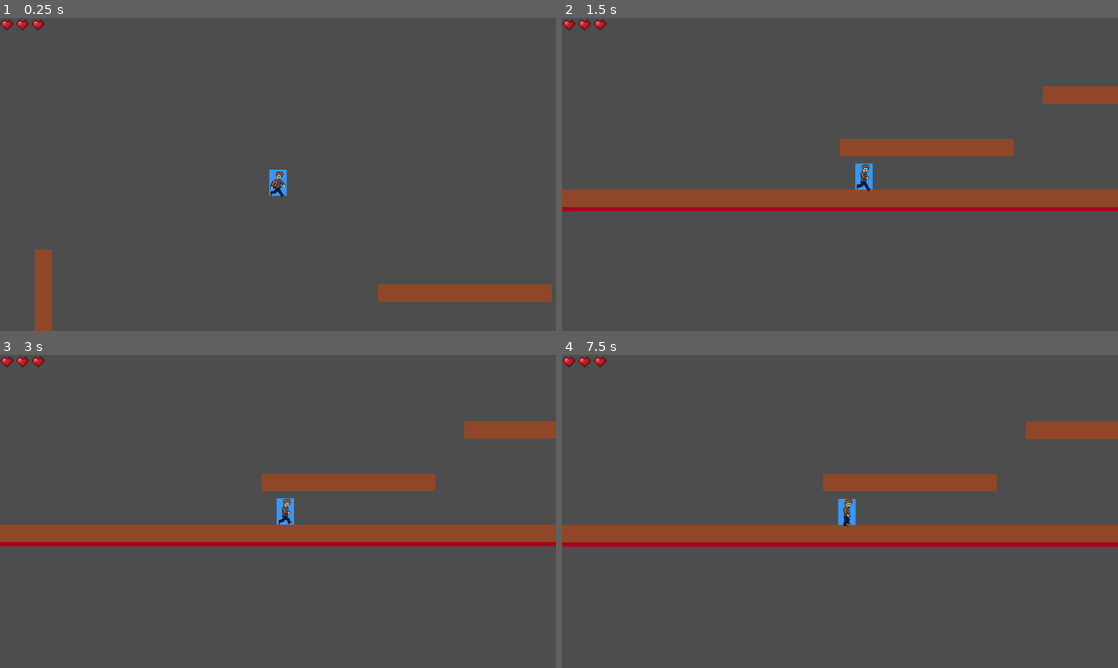
Above: before the commit, frames 1-4 (two rows, left to right).
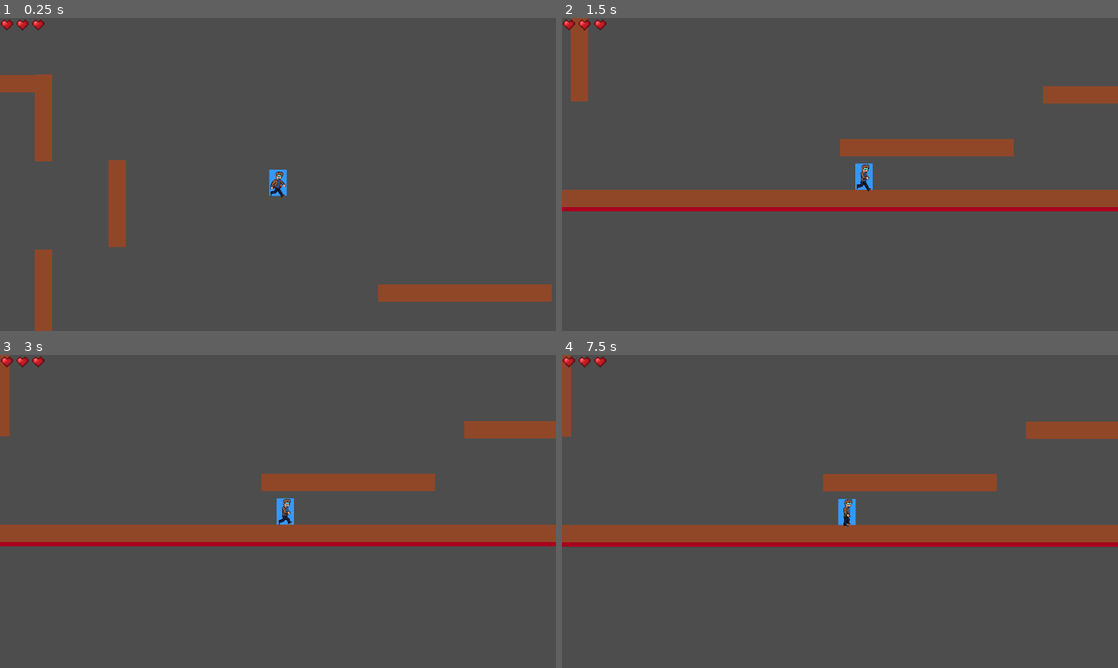
Above: after the commit, the same moments.

Repository: ShadowKnight-13/Platformer-Game
Game: Godot game, scene res://Main.tscn
The game is run twice, just before and just after one commit, with the same random seed, the same clock (stepped at 60 frames per second) and the same inputs.
Inputs:
- Up to frame 1 (0.25 s): no input
- Up to frame 2 (1.5 s): hold D (move_right) from 0.53 s (still down); tap Space (jump) at 0.77 s
- Up to frame 3 (3 s): tap Space (jump) at 1.52 s; release D (move_right) at 2.03 s; hold A (move_left) 2.03-2.78 s; hold D (move_right) from 2.78 s (still down)
- Up to frame 4 (7.5 s): tap Space (jump) at 3.02, 3.77, 4.52, 6.02, 6.77 s; release D (move_right) at 4.28 s; hold A (move_left) 4.28-5.03 s; hold D (move_right) 5.03-5.78 s; hold A (move_left) 5.78-7.28 s; hold D (move_right) from 7.28 s (still down)

The runs differ from the first frame. In frame 1, 2.1% of the frame differs, in the area x 0-23%, y 18-74%; in frame 2, 0.8%; in frame 3, 0.4%; in frame 4, 0.4%.

Commit message:
updated test level

Diff:
--- a/HurtObject.tscn
+++ b/HurtObject.tscn
@@ -10,7 +10,7 @@
 size = Vector2(20, 20.5)
 
 [sub_resource type="RectangleShape2D" id="RectangleShape2D_arctj"]
-size = Vector2(38, 81)
+size = Vector2(38, 80)
 
 [node name="HurtObject" type="StaticBody2D"]
 modulate = Color(0.0960258, 0.8740968, 0.6415438, 1)
@@ -35,7 +35,7 @@
 debug_color = Color(0.22583255, 0.62284905, 0.41006103, 0.41960785)
 
 [node name="CollisionShape2D" type="CollisionShape2D" parent="."]
-position = Vector2(0, -0.5)
+position = Vector2(0, -1)
 shape = SubResource("RectangleShape2D_arctj")
 
 [connection signal="body_shape_entered" from="HurtBox" to="." method="_on_hurt_box_body_shape_entered"]
--- a/Level.tscn
+++ b/Level.tscn
@@ -8,6 +8,10 @@
 
 [node name="Ground" parent="." instance=ExtResource("1_qw8cm")]
 position = Vector2(640, 600)
+scale = Vector2(10, 1)
+
+[node name="Ground2" parent="." instance=ExtResource("1_qw8cm")]
+position = Vector2(-1320, 1)
 scale = Vector2(10, 1)
 
 [node name="Platform1" parent="." instance=ExtResource("1_qw8cm")]
@@ -30,8 +34,34 @@
 position = Vector2(-340, 483)
 rotation = 1.5707964
 
+[node name="Platform8" parent="." instance=ExtResource("1_qw8cm")]
+position = Vector2(-644, 601)
+rotation = -6.2831855
+
+[node name="Platform6" parent="." instance=ExtResource("1_qw8cm")]
+position = Vector2(-340, 80)
+rotation = 1.5707964
+
+[node name="Platform7" parent="." instance=ExtResource("1_qw8cm")]
+position = Vector2(-504, 229)
+rotation = 1.5707964
+scale = Vector2(2.5, 1)
+
+[node name="Platform5" parent="." instance=ExtResource("1_qw8cm")]
+position = Vector2(-170, 277)
+rotation = 1.5707964
+
 [node name="Cactus" parent="." instance=ExtResource("2_t7iv1")]
 position = Vector2(1500, 195)
+
+[node name="Cactus2" parent="." instance=ExtResource("2_t7iv1")]
+position = Vector2(-505, -59)
+
+[node name="Cactus4" parent="." instance=ExtResource("2_t7iv1")]
+position = Vector2(-621, -59)
+
+[node name="Cactus3" parent="." instance=ExtResource("2_t7iv1")]
+position = Vector2(-505, -263)
 
 [node name="KillObject" parent="." instance=ExtResource("3_2nifc")]
 position = Vector2(-1, 625)
--- a/Player.gd
+++ b/Player.gd
@@ -9,7 +9,7 @@
 #var gravity = ProjectSettings.get_setting("physics/2d/default_gravity")
 const GRAVITY_NORMAL: float = 14.5
 const GRAVITY_WALL: float = 100.5
-const WALL_JUMP_PUSH_FORCE: float = 1000.0
+const WALL_JUMP_PUSH_FORCE: float = 100.0
 
 var wall_contact_coyote: float = 0.0
 const WALL_CONTACT_COYOTE_TIME: float = 0.2
--- a/kill_object.gd
+++ b/kill_object.gd
@@ -1,10 +1,4 @@
 extends Area2D
-
-func _on_KillBox_body_shape_entered(_body_rid: RID, body: Node2D, _body_shape_index: int, _local_shape_index: int) -> void:
-	if body.is_in_group("player"):
-		body.Kill_player()
-		print("Death!")
-
 
 func _on_body_entered(body: Node2D) -> void:
 	if body.is_in_group("player"):
